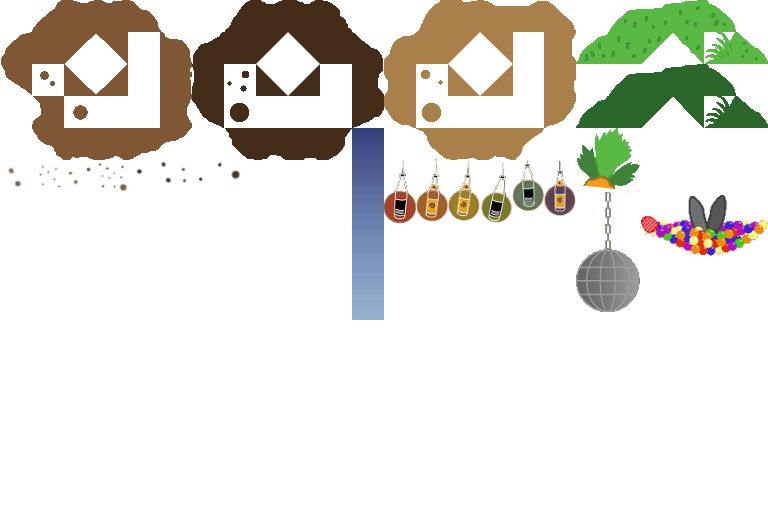
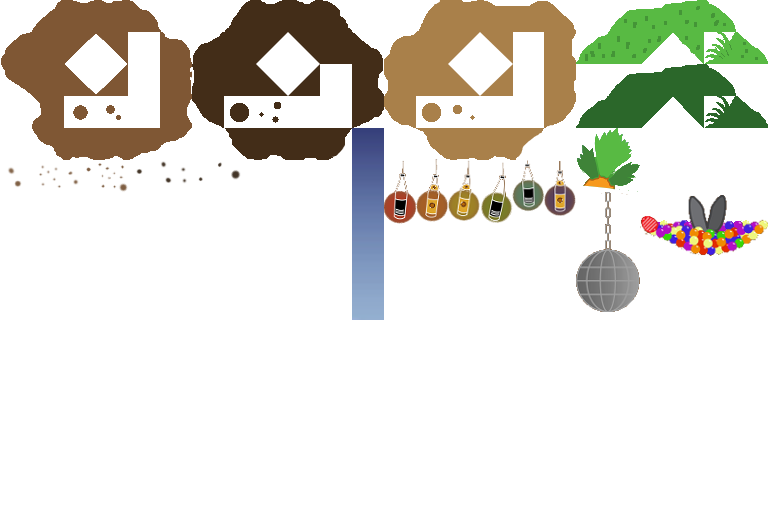
The second w=768, h=512 image is a revision of the first. Changes to its layers:
painted on "sand" over left=416, top=64, right=475, bottom=120
painted on "grund" over left=224, top=64, right=281, bottom=123
painted on "boden" over left=32, top=64, right=121, bottom=120
